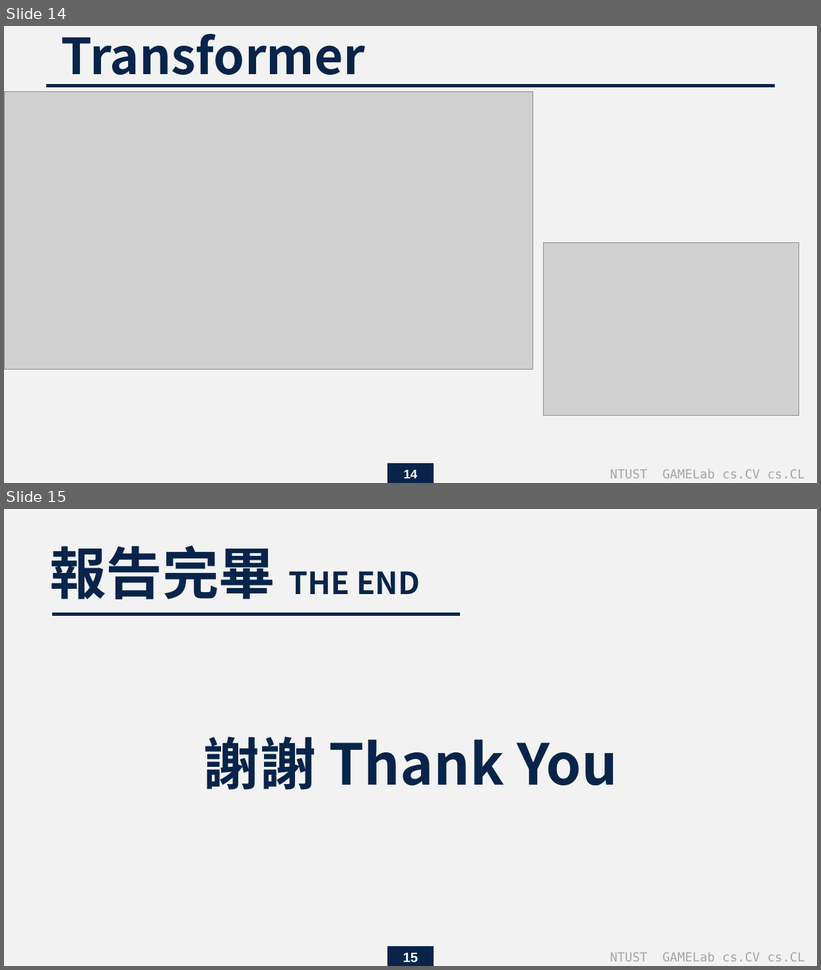
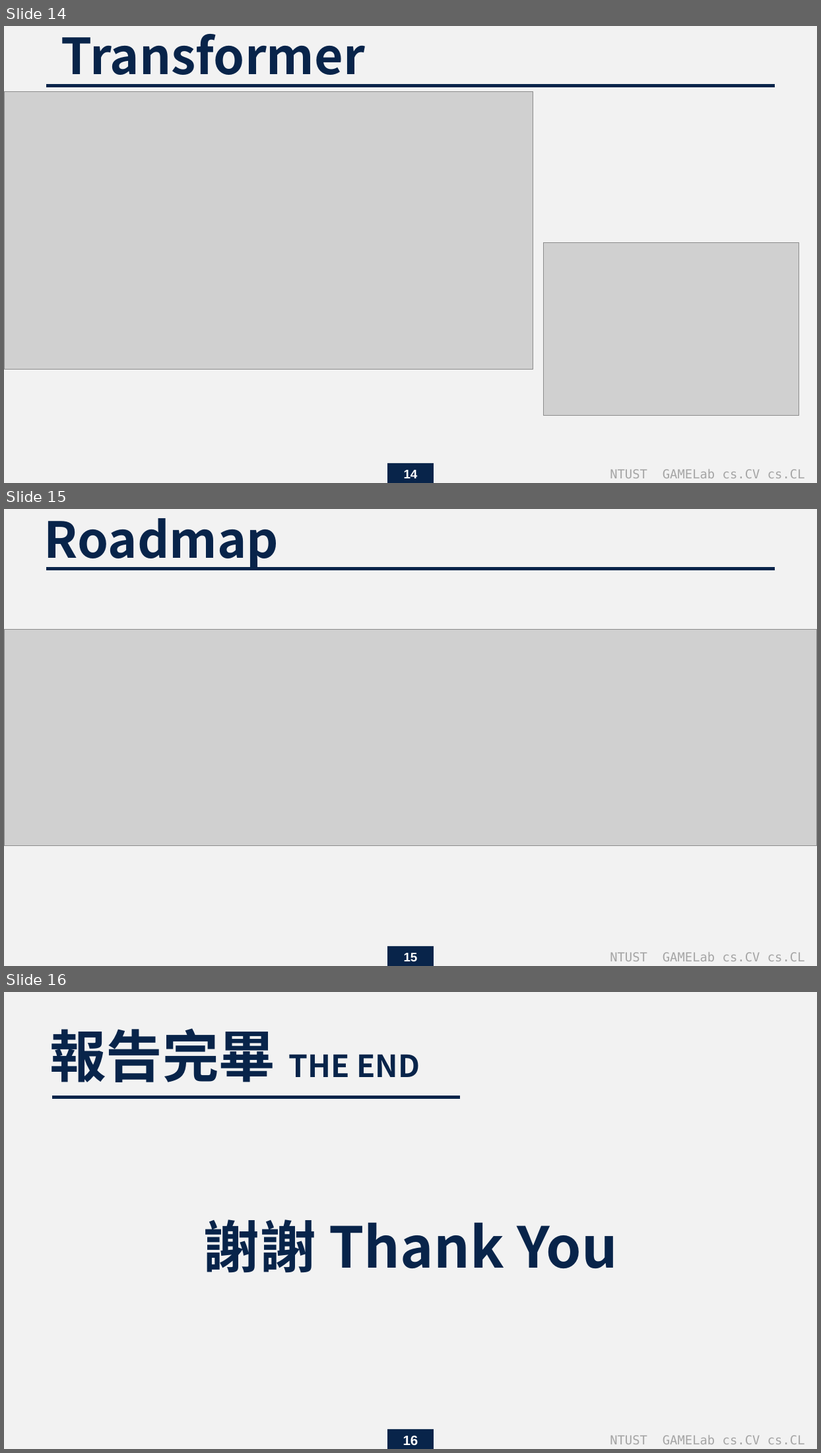
Before and after one commit to endman100/paper-, a slide deck: 蝦談深度學習技術發展史.pptx. Shown one above the other, each under a label of ours: slides 14 and 15 before the commit, slides 14, 15 and 16 after it. The pictures are 821x970 and 821x1453 pixels, drawn with LibreOffice and Linux fonts; fonts in the diff are those of the drawing; grey boxes stand for pictures. Boxes give left, top, right and bottom in pixels: in the first picture for what was removed or moved away, otherwise in the second. Text is boxed around its words. In the diff, an @@ line names an element or a change of style, - is before the commit and + after.

```diff
--- a/蝦談深度學習技術發展史.pptx
+++ b/蝦談深度學習技術發展史.pptx
@@ slide 15 added at (x1=4, y1=509, x2=817, y2=966), background #F2F2F2 @@
@@ text added at (x1=44, y1=518, x2=279, y2=570), 44 pt, text #08244A, bold @@
+Roadmap
@@ line added from (775, 569) to (46, 569), #08244A 3 pt @@
@@ picture added at (x1=4, y1=629, x2=817, y2=846) @@
@@ rectangle added at (x1=388, y1=947, x2=434, y2=966), fill #08244A @@
@@ page number added at (x1=404, y1=953, x2=418, y2=962), 11 pt, text #FFFFFF, bold @@
+15
@@ text added at (x1=610, y1=953, x2=805, y2=962), 11 pt, text #A5A5A5 @@
+NTUST GAMELab cs.CV cs.CL
@@ what was slide 15 is now slide 16 @@
@@ page number at (x1=403, y1=1436, x2=418, y2=1446): text changed @@
-15
+16
```
Also in this commit, not shown: 7 slides changed, 2 other slides added.
